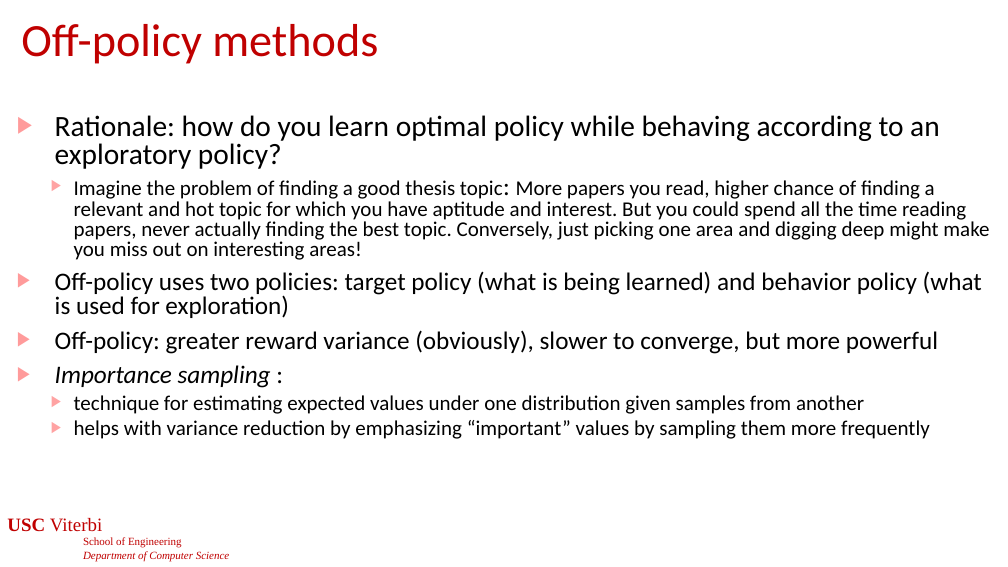
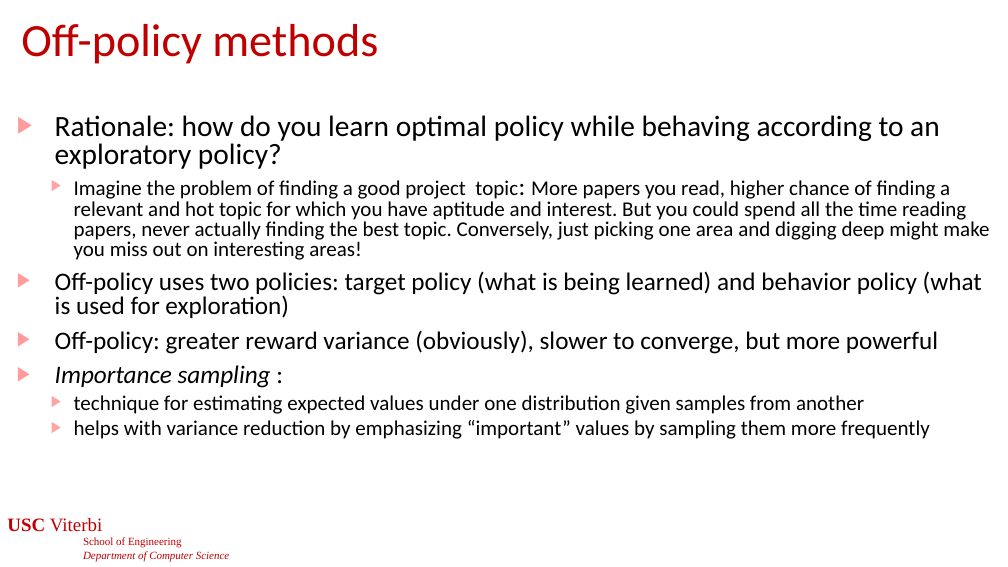
Before and after one commit to jdeshmukh/jdeshmukh.github.io, a slide deck: slide 31 of teaching/cs513slides/lecture12-RLDeepRL.pptx. Drawn at 1008x567 pixels with LibreOffice and Linux fonts; fonts in the diff are those of the drawing; background and template pictures are left out. Boxes give left, top, right and bottom in pixels: in the first picture for what was removed or moved away, otherwise in the second. Text is boxed around its words. In the diff, an @@ line names an element or a change of style, - is before the commit and + after.

```diff
--- a/teaching/cs513slides/lecture12-RLDeepRL.pptx
+++ b/teaching/cs513slides/lecture12-RLDeepRL.pptx
@@ text at bbox=[74, 180, 989, 260]: text changed @@
-  ▶ Imagine the problem of finding a good thesis topic: More papers you read, higher chance of finding a relevant and hot topic for which you have aptitude and interest. But you could spend all the time reading papers, never actually finding the best topic. Conversely, just picking one area and digging deep might make you miss out on interesting areas!
+  ▶ Imagine the problem of finding a good project topic: More papers you read, higher chance of finding a relevant and hot topic for which you have aptitude and interest. But you could spend all the time reading papers, never actually finding the best topic. Conversely, just picking one area and digging deep might make you miss out on interesting areas!
```
Also in this commit, not shown: 4 other slides changed, 10 slides removed, 3 other files.
